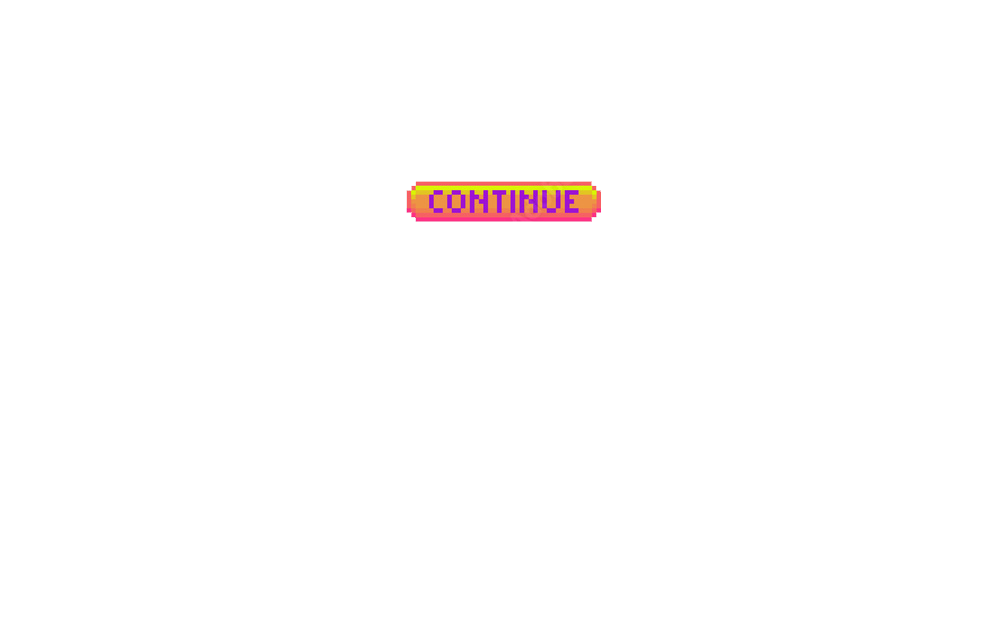
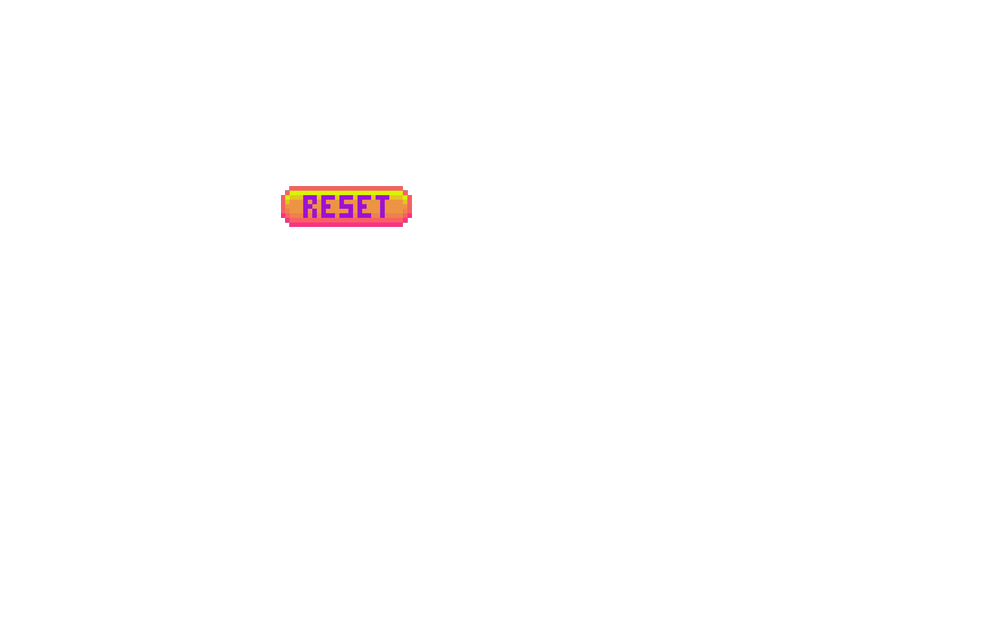
Layers edited between the first and the second 1000 × 638 image:
hid "continue", painted on it over left=406, top=181, right=601, bottom=223
showed "reset", painted on it over left=281, top=185, right=412, bottom=227
